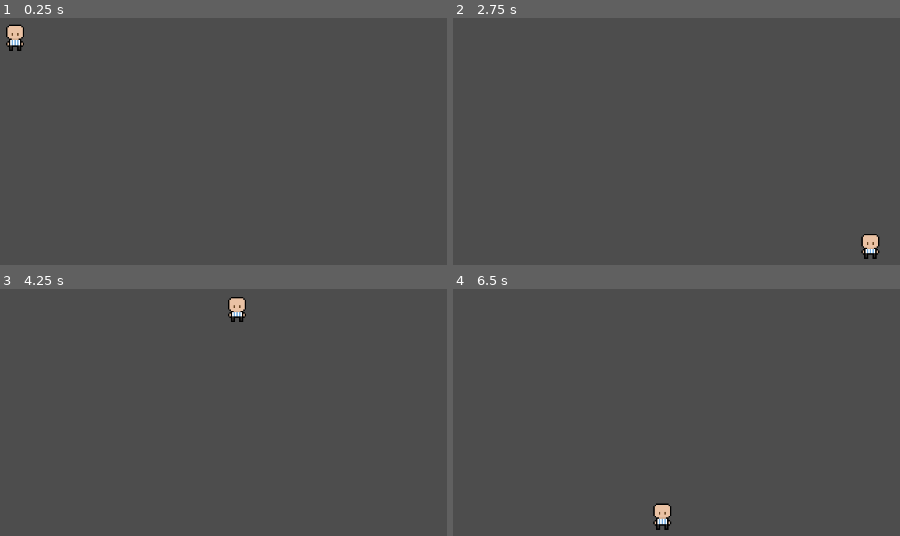
Above: before the commit, frames 1-4 (two rows, left to right).
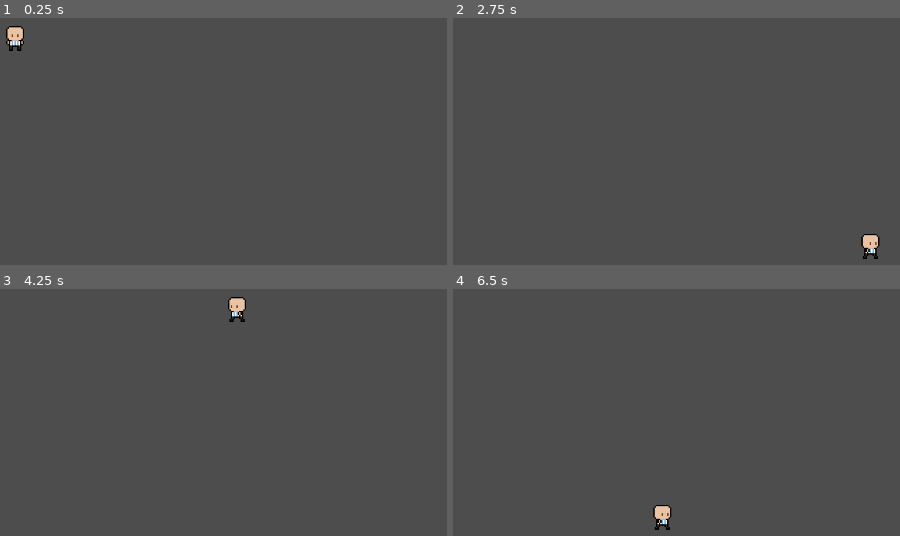
Above: after the commit, the same moments.

Repository: Maty11C/ipv-boss-field-invaders
Game: Godot game, scene res://src/main.tscn
Two runs of this game, one before a commit and one after it. Both use one fixed random seed, a clock stepped at 60 frames per second and the inputs below.
Inputs:
- Up to frame 1 (0.25 s): no input
- Up to frame 2 (2.75 s): tap Enter at 0.5 s; hold D (move_right) 0.53-1.28 s; hold S (move_down) 1.28-2.03 s; hold D (move_right) from 2.03 s (still down)
- Up to frame 3 (4.25 s): release D (move_right) at 2.78 s; hold W (move_up) 2.78-3.53 s; hold A (move_left) from 3.53 s (still down)
- Up to frame 4 (6.5 s): release A (move_left) at 5.03 s; hold S (move_down) 5.03-5.78 s; hold D (move_right) from 5.78 s (still down)

The runs differ from the first frame. In frame 1, 0.1% of the frame differs, in the area x 1-6%, y 2-12%; in frame 2, less than 0.1%; in frame 3, less than 0.1%; in frame 4, 0.2%, in the area x 44-49%, y 86-98%.

Commit message:
Se agregan animaciones para movimientos de player

Diff:
--- a/src/entities/player/player.gd
+++ b/src/entities/player/player.gd
@@ -1,17 +1,17 @@
 extends CharacterBody2D
 
-@onready var body_animation: AnimationPlayer = $BodyAnimation
+@onready var body_anim: AnimatedSprite2D = $Body
 
 @export var speed = 400 # (pixels/sec).
 
-func _ready() -> void:
-	initialize()
-
-func initialize() -> void:
-	body_animation.play("idle")
+var input_vector: Vector2 = Vector2.ZERO
 
 func _physics_process(delta: float) -> void:
-	var input_vector = Vector2.ZERO
+	_process_input()
+	_process_animation()
+
+func _process_input() -> void:
+	input_vector = Vector2.ZERO
 
 	if Input.is_action_pressed("move_right"):
 		input_vector.x += 1
@@ -26,3 +26,15 @@
 
 	velocity = input_vector * speed
 	move_and_slide()
+
+func _process_animation() -> void:
+	if input_vector == Vector2.ZERO:
+		body_anim.play("idle")
+	else:
+		if abs(input_vector.x) > abs(input_vector.y):
+			body_anim.flip_h = input_vector.x < 0
+			body_anim.play("walk_side")
+		elif input_vector.y > 0:
+			body_anim.play("walk_front")
+		else:
+			body_anim.play("walk_back")
--- a/src/entities/player/player.tscn
+++ b/src/entities/player/player.tscn
@@ -1,48 +1,148 @@
-[gd_scene load_steps=7 format=3 uid="uid://dw4kwo4qls4mc"]
+[gd_scene load_steps=24 format=3 uid="uid://dw4kwo4qls4mc"]
 
 [ext_resource type="Texture2D" uid="uid://c54jo5g2epmj5" path="res://assets/Free Football Assets/Footballers/Argentina/idle.png" id="1_4m8ck"]
 [ext_resource type="Script" uid="uid://ca7didutkcm0g" path="res://src/entities/player/player.gd" id="1_vt6n5"]
+[ext_resource type="Texture2D" uid="uid://dail8dx3fpfjd" path="res://assets/Free Football Assets/Footballers/Argentina/back.png" id="3_ketdh"]
+[ext_resource type="Texture2D" uid="uid://dn6hy1n6qiupy" path="res://assets/Free Football Assets/Footballers/Argentina/walk.png" id="3_muk8e"]
+[ext_resource type="Texture2D" uid="uid://bldldi1duh5v4" path="res://assets/Free Football Assets/Footballers/Argentina/front.png" id="3_wrxq6"]
 
 [sub_resource type="RectangleShape2D" id="RectangleShape2D_4m8ck"]
 size = Vector2(12, 18)
 
-[sub_resource type="Animation" id="Animation_vt6n5"]
-length = 0.001
-tracks/0/type = "value"
-tracks/0/imported = false
-tracks/0/enabled = true
-tracks/0/path = NodePath("BodyPivot/Body:frame")
-tracks/0/interp = 1
-tracks/0/loop_wrap = true
-tracks/0/keys = {
-"times": PackedFloat32Array(0),
-"transitions": PackedFloat32Array(1),
-"update": 1,
-"values": [1]
-}
+[sub_resource type="AtlasTexture" id="AtlasTexture_vt6n5"]
+atlas = ExtResource("1_4m8ck")
+region = Rect2(0, 0, 13, 19)
 
-[sub_resource type="Animation" id="Animation_4m8ck"]
-resource_name = "idle"
-length = 0.3
-loop_mode = 1
-tracks/0/type = "value"
-tracks/0/imported = false
-tracks/0/enabled = true
-tracks/0/path = NodePath("BodyPivot/Body:frame")
-tracks/0/interp = 1
-tracks/0/loop_wrap = true
-tracks/0/keys = {
-"times": PackedFloat32Array(0, 0.0333333, 0.0666667, 0.1),
-"transitions": PackedFloat32Array(1, 1, 1, 1),
-"update": 1,
-"values": [1, 2, 3, 3]
-}
+[sub_resource type="AtlasTexture" id="AtlasTexture_muk8e"]
+atlas = ExtResource("1_4m8ck")
+region = Rect2(13, 0, 13, 19)
 
-[sub_resource type="AnimationLibrary" id="AnimationLibrary_muk8e"]
-_data = {
-&"RESET": SubResource("Animation_vt6n5"),
-&"idle": SubResource("Animation_4m8ck")
-}
+[sub_resource type="AtlasTexture" id="AtlasTexture_wrxq6"]
+atlas = ExtResource("1_4m8ck")
+region = Rect2(26, 0, 13, 19)
+
+[sub_resource type="AtlasTexture" id="AtlasTexture_ketdh"]
+atlas = ExtResource("1_4m8ck")
+region = Rect2(39, 0, 13, 19)
+
+[sub_resource type="AtlasTexture" id="AtlasTexture_p2qdy"]
+atlas = ExtResource("3_ketdh")
+region = Rect2(0, 0, 13, 19)
+
+[sub_resource type="AtlasTexture" id="AtlasTexture_lqdhu"]
+atlas = ExtResource("3_ketdh")
+region = Rect2(13, 0, 13, 19)
+
+[sub_resource type="AtlasTexture" id="AtlasTexture_t8d2k"]
+atlas = ExtResource("3_ketdh")
+region = Rect2(26, 0, 13, 19)
+
+[sub_resource type="AtlasTexture" id="AtlasTexture_yi0df"]
+atlas = ExtResource("3_ketdh")
+region = Rect2(39, 0, 13, 19)
+
+[sub_resource type="AtlasTexture" id="AtlasTexture_tk761"]
+atlas = ExtResource("3_wrxq6")
+region = Rect2(0, 0, 13, 19)
+
+[sub_resource type="AtlasTexture" id="AtlasTexture_n7e5a"]
+atlas = ExtResource("3_wrxq6")
+region = Rect2(13, 0, 13, 19)
+
+[sub_resource type="AtlasTexture" id="AtlasTexture_kc3pt"]
+atlas = ExtResource("3_wrxq6")
+region = Rect2(26, 0, 13, 19)
+
+[sub_resource type="AtlasTexture" id="AtlasTexture_3c4mh"]
+atlas = ExtResource("3_wrxq6")
+region = Rect2(39, 0, 13, 19)
+
+[sub_resource type="AtlasTexture" id="AtlasTexture_0mfjg"]
+atlas = ExtResource("3_muk8e")
+region = Rect2(0, 0, 15, 19)
+
+[sub_resource type="AtlasTexture" id="AtlasTexture_oih67"]
+atlas = ExtResource("3_muk8e")
+region = Rect2(15, 0, 15, 19)
+
+[sub_resource type="AtlasTexture" id="AtlasTexture_eb65w"]
+atlas = ExtResource("3_muk8e")
+region = Rect2(30, 0, 15, 19)
+
+[sub_resource type="AtlasTexture" id="AtlasTexture_4f0qm"]
+atlas = ExtResource("3_muk8e")
+region = Rect2(45, 0, 15, 19)
+
+[sub_resource type="SpriteFrames" id="SpriteFrames_0mfjg"]
+animations = [{
+"frames": [{
+"duration": 1.0,
+"texture": SubResource("AtlasTexture_vt6n5")
+}, {
+"duration": 1.0,
+"texture": SubResource("AtlasTexture_muk8e")
+}, {
+"duration": 1.0,
+"texture": SubResource("AtlasTexture_wrxq6")
+}, {
+"duration": 1.0,
+"texture": SubResource("AtlasTexture_ketdh")
+}],
+"loop": true,
+"name": &"idle",
+"speed": 5.0
+}, {
+"frames": [{
+"duration": 1.0,
+"texture": SubResource("AtlasTexture_p2qdy")
+}, {
+"duration": 1.0,
+"texture": SubResource("AtlasTexture_lqdhu")
+}, {
+"duration": 1.0,
+"texture": SubResource("AtlasTexture_t8d2k")
+}, {
+"duration": 1.0,
+"texture": SubResource("AtlasTexture_yi0df")
+}],
+"loop": true,
+"name": &"walk_back",
+"speed": 5.0
+}, {
+"frames": [{
+"duration": 1.0,
+"texture": SubResource("AtlasTexture_tk761")
+}, {
+"duration": 1.0,
+"texture": SubResource("AtlasTexture_n7e5a")
+}, {
+"duration": 1.0,
+"texture": SubResource("AtlasTexture_kc3pt")
+}, {
+"duration": 1.0,
+"texture": SubResource("AtlasTexture_3c4mh")
+}],
+"loop": true,
+"name": &"walk_front",
+"speed": 5.0
+}, {
+"frames": [{
+"duration": 1.0,
+"texture": SubResource("AtlasTexture_0mfjg")
+}, {
+"duration": 1.0,
+"texture": SubResource("AtlasTexture_oih67")
+}, {
+"duration": 1.0,
+"texture": SubResource("AtlasTexture_eb65w")
+}, {
+"duration": 1.0,
+"texture": SubResource("AtlasTexture_4f0qm")
+}],
+"loop": true,
+"name": &"walk_side",
+"speed": 5.0
+}]
 
 [node name="Player" type="CharacterBody2D"]
 script = ExtResource("1_vt6n5")
@@ -51,15 +151,8 @@
 position = Vector2(0, -9)
 shape = SubResource("RectangleShape2D_4m8ck")
 
-[node name="BodyAnimation" type="AnimationPlayer" parent="."]
-libraries = {
-&"": SubResource("AnimationLibrary_muk8e")
-}
-
-[node name="BodyPivot" type="Node2D" parent="."]
-
-[node name="Body" type="Sprite2D" parent="BodyPivot"]
+[node name="Body" type="AnimatedSprite2D" parent="."]
 position = Vector2(0, -9)
-texture = ExtResource("1_4m8ck")
-hframes = 4
+sprite_frames = SubResource("SpriteFrames_0mfjg")
+animation = &"walk_back"
 frame = 1
